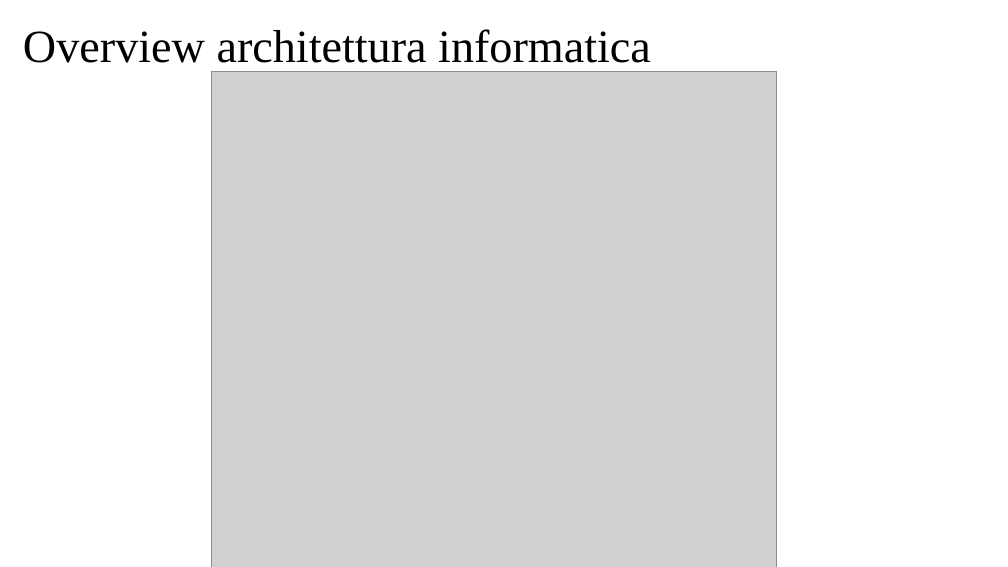
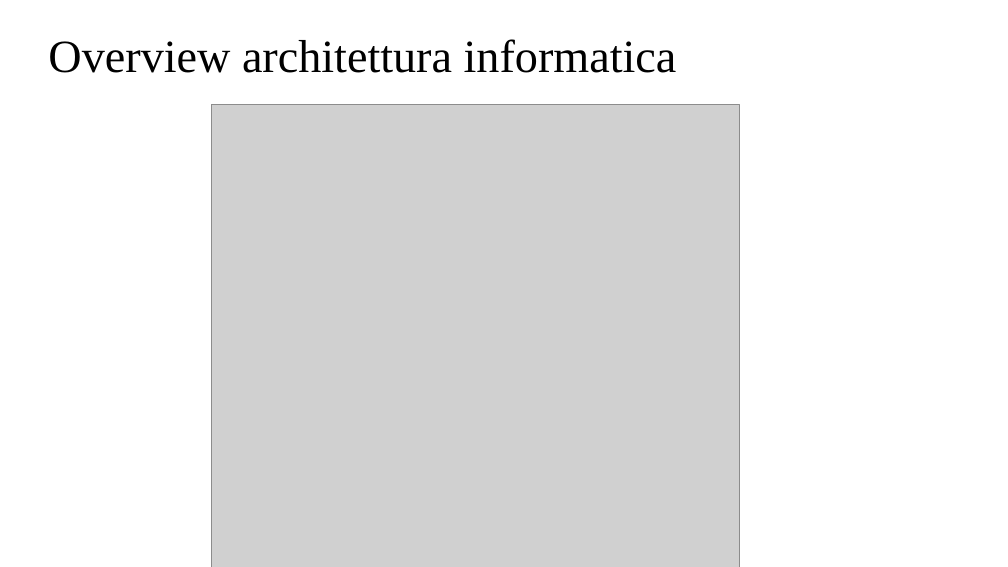
Before and after one commit to davidecolussi/Tesi, a slide deck: slide 6 of presentazione/Colussi_Davide_Presentazione.pptx. Drawn at 1008x567 pixels with LibreOffice and Linux fonts; fonts in the diff are those of the drawing; grey boxes stand for pictures. Boxes give left, top, right and bottom in pixels: in the first picture for what was removed or moved away, otherwise in the second. Text is boxed around its words. In the diff, an @@ line names an element or a change of style, - is before the commit and + after.

```diff
--- a/presentazione/Colussi_Davide_Presentazione.pptx
+++ b/presentazione/Colussi_Davide_Presentazione.pptx
@@ title "Overview architettura informatica" rewrapped from <box>23,29,651,72</box> to <box>48,39,677,73</box> @@
@@ picture: place and size @@
-picture at <box>211,71,777,567</box>
+picture at <box>211,104,739,567</box>
```
Also in this commit, not shown: 5 other slides changed, 4 slides added, 5 slides removed.
